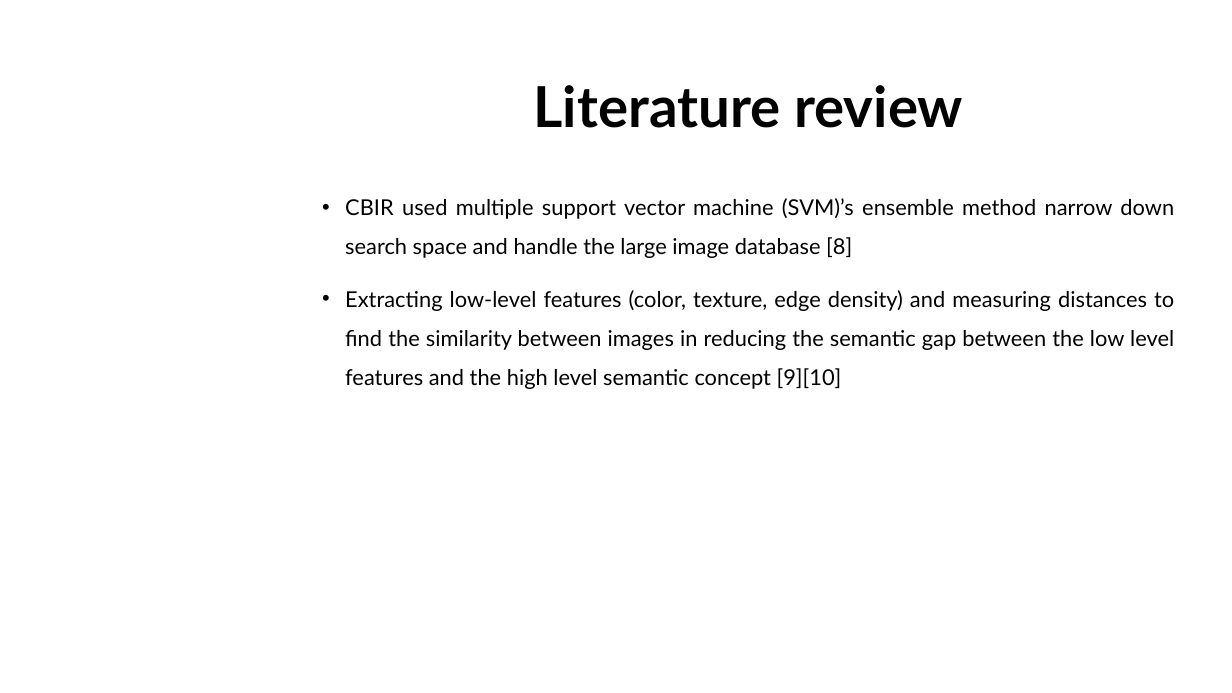
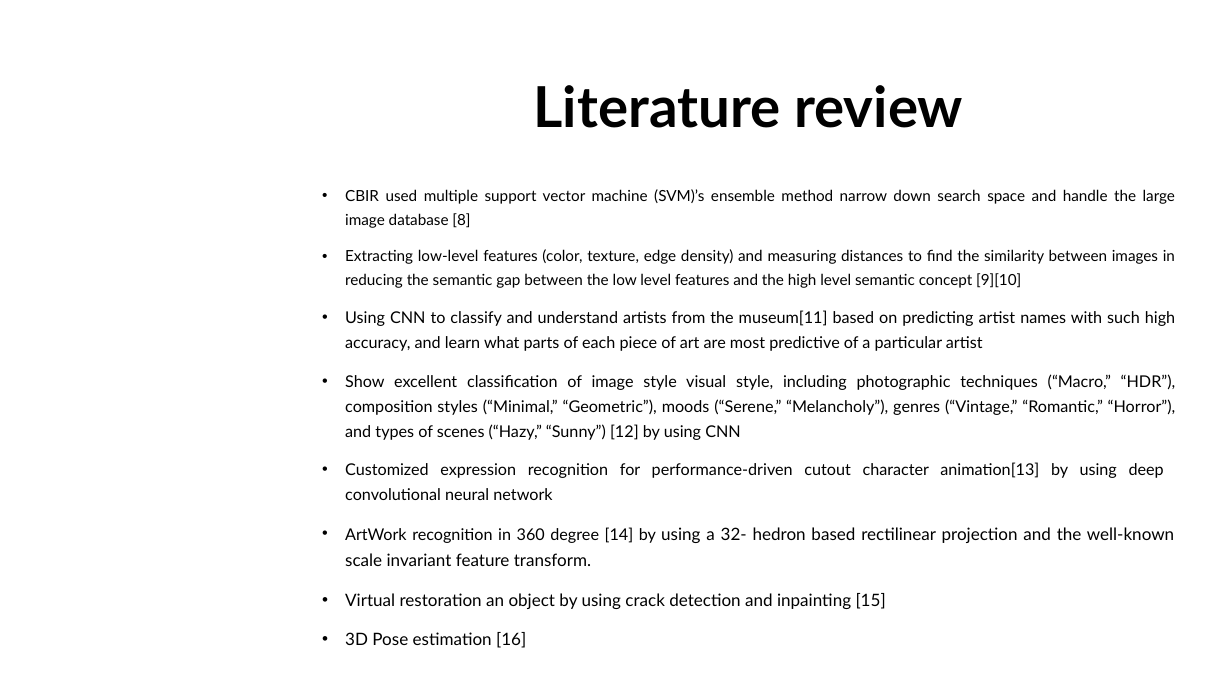
Before and after one commit to dungdovu/DGA1031, a slide deck: slide 7 of DGA1031/What is it.pptx. Drawn at 1232x693 pixels with LibreOffice and Linux fonts; fonts in the diff are those of the drawing; background and template pictures are left out. Boxes give left, top, right and bottom in pixels: in the first picture for what was removed or moved away, otherwise in the second. Text is boxed around its words. In the diff, an @@ line names an element or a change of style, - is before the commit and + after.

```diff
--- a/DGA1031/What is it.pptx
+++ b/DGA1031/What is it.pptx
@@ text at [345,189,1175,288]: size 17 to 11.9 pt in "CBIR used multiple support vector machine (SVM)’s ...", "Extracting low-level features (color, texture, edge density) ..."; line spacing 1.5 to 1.3 @@
@@ text at [345,310,1176,648]: paragraphs added @@
+• Using CNN to classify and understand artists from the museum[11] based on predicting artist names with such high accuracy, and learn what parts of each piece of art are most predictive of a particular artist
+• Show excellent classification of image style visual style, including photographic techniques (“Macro,” “HDR”), composition styles (“Minimal,” “Geometric”), moods (“Serene,” “Melancholy”), genres (“Vintage,” “Romantic,” “Horror”), and types of scenes (“Hazy,” “Sunny”) [12] by using CNN
+• Customized expression recognition for performance-driven cutout character animation[13] by using deep convolutional neural network
+• ArtWork recognition in 360 degree [14] by using a 32- hedron based rectilinear projection and the well-known scale invariant feature transform.
+• Virtual restoration an object by using crack detection and inpainting [15]
+• 3D Pose estimation [16]
```
Also in this commit, not shown: 8 other slides changed, 6 slides added, 5 other files.
